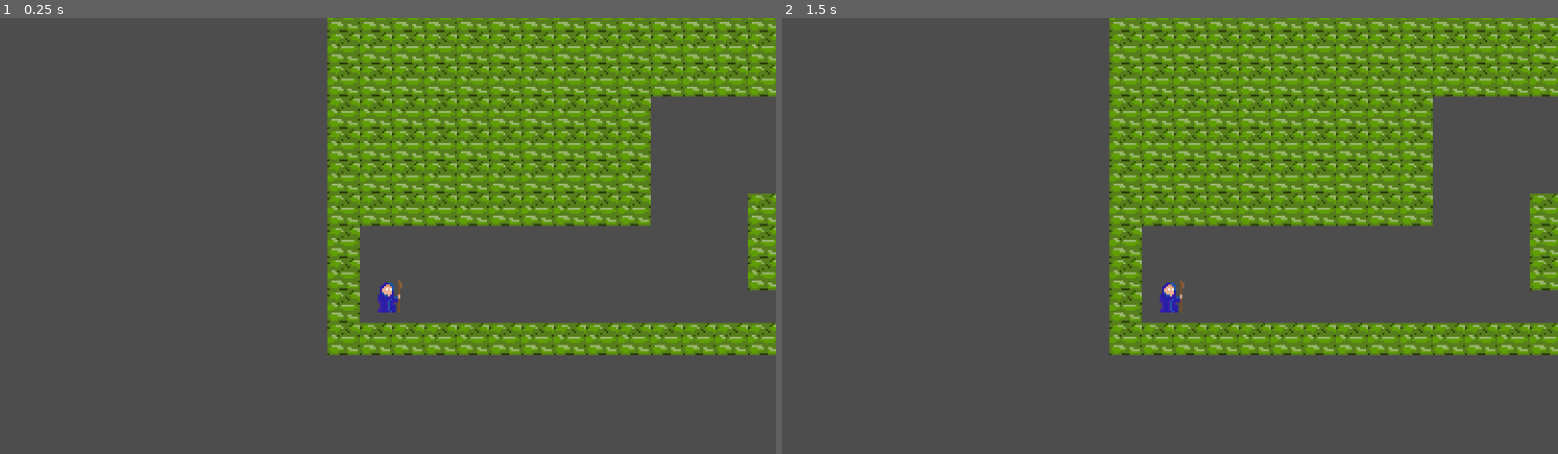
Above: before the commit, frames 1-2 (left to right).
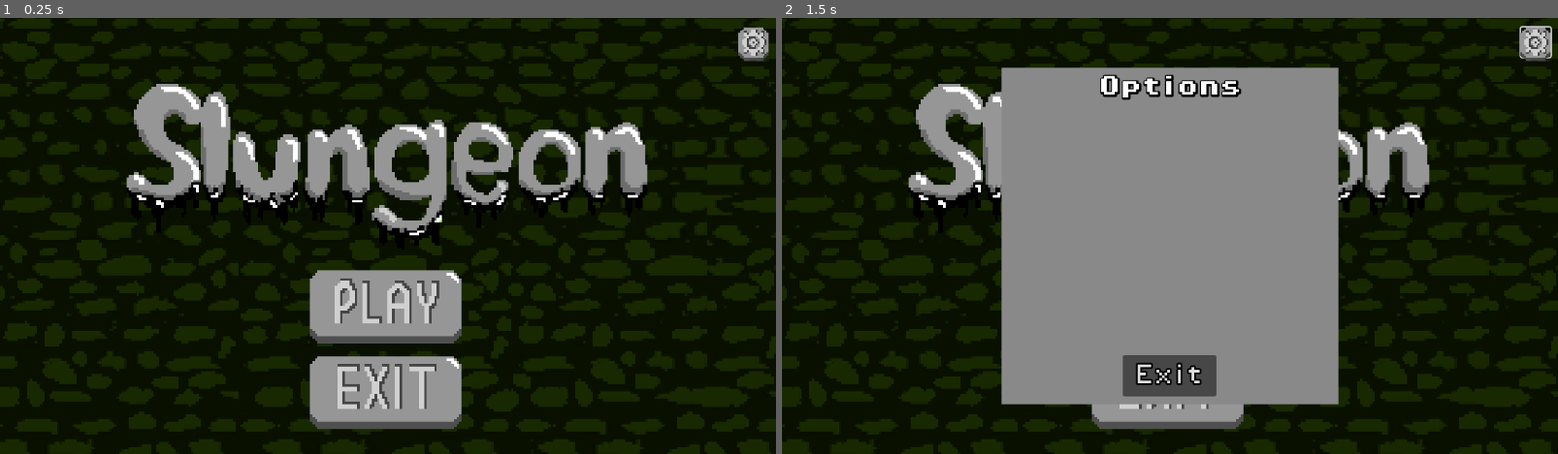
Above: after the commit, the same moments.

Repository: Hogzzz/PSGameJam
Game: Godot game, scene res://Slungeon Scenes/menu.tscn
The game is run twice, just before and just after one commit, with the same random seed, the same clock (stepped at 60 frames per second) and the same inputs. Before the commit the project starts from res://Slungeon Scenes/lvl1.tscn.
Inputs (mouse positions are in pixels of both pictures, inside the frame that each line leads up to):
- Up to frame 1 (0.25 s): no input
- Up to frame 2 (1.5 s): click (1534, 44) at 0.52 s; click (1170, 310) at 1.27 s

The runs differ from the first frame. In frame 1, 99% of the frame differs, in the area x 0-100%, y 0-100%; in frame 2, 99%.

Commit message:
Setting and Start Menu

Diff:
--- a/Slungeon Scenes/Sandbox.tscn
+++ b/Slungeon Scenes/Sandbox.tscn
@@ -1,13 +1,11 @@
-[gd_scene load_steps=13 format=3 uid="uid://p77lnhowfgn"]
+[gd_scene load_steps=11 format=3 uid="uid://p77lnhowfgn"]
 
 [ext_resource type="Texture2D" uid="uid://bexhknwyyy8hp" path="res://assets/sprites/world_tileset.png" id="2_bdv3h"]
 [ext_resource type="Texture2D" uid="uid://dbj5dcig3i6gh" path="res://assets/sprites/FloorTiles.png" id="3_b2tuq"]
-[ext_resource type="PackedScene" uid="uid://cddsvl5pnv2ex" path="res://Slungeon Scenes/player.tscn" id="3_et27s"]
 [ext_resource type="PackedScene" uid="uid://cfc5o8tfatej8" path="res://Slungeon Scenes/killzone.tscn" id="4_haqvg"]
 [ext_resource type="Texture2D" uid="uid://dsq754f46kprw" path="res://assets/sprites/BackgroundMoon.png" id="6_wosd7"]
 [ext_resource type="Texture2D" uid="uid://cd2rxfm2j3os" path="res://assets/sprites/BackgroundPillars.png" id="7_hvp0h"]
-[ext_resource type="PackedScene" path="res://other scenes/enemy.tscn" id="7_o331u"]
-[ext_resource type="Script" path="res://scripts/global.gd" id="8_1myhi"]
+[ext_resource type="PackedScene" uid="uid://cddsvl5pnv2ex" path="res://Slungeon Scenes/player.tscn" id="7_o331u"]
 
 [sub_resource type="TileSetAtlasSource" id="TileSetAtlasSource_i56ve"]
 texture = ExtResource("2_bdv3h")
@@ -570,9 +568,3 @@
 [node name="Sprite2D2" type="Sprite2D" parent="ParallaxBackground/ParallaxLayer2"]
 position = Vector2(320, 0)
 texture = ExtResource("7_hvp0h")
-
-[node name="Slime" parent="." instance=ExtResource("7_o331u")]
-position = Vector2(67, -356)
-
-[node name="Global" type="Node2D" parent="."]
-script = ExtResource("8_1myhi")
--- /dev/null
+++ b/Slungeon Scenes/SettingsWindow.tscn
@@ -0,0 +1,58 @@
+[gd_scene load_steps=5 format=3 uid="uid://wt78sidbgh73"]
+
+[ext_resource type="Texture2D" uid="uid://xjv5niaw5sxr" path="res://assets/sprites/SettingsBackground.png" id="1_6vjki"]
+[ext_resource type="Script" path="res://scripts/SettingsWindow.gd" id="1_7418p"]
+[ext_resource type="FontFile" uid="uid://cfytyxl6u3fs4" path="res://assets/fonts/PixelOperator8-Bold.ttf" id="2_o4dia"]
+[ext_resource type="FontFile" uid="uid://chwtdfvix6oac" path="res://assets/fonts/PixelOperator8.ttf" id="3_pmdae"]
+
+[node name="Window" type="Window"]
+transparent_bg = true
+initial_position = 2
+size = Vector2i(500, 500)
+borderless = true
+transparent = true
+script = ExtResource("1_7418p")
+
+[node name="Camera2D" type="Camera2D" parent="."]
+anchor_mode = 0
+
+[node name="Sprite2D" type="Sprite2D" parent="Camera2D"]
+scale = Vector2(4.63, 4.63)
+texture = ExtResource("1_6vjki")
+
+[node name="MarginContainer" type="MarginContainer" parent="."]
+anchors_preset = 15
+anchor_right = 1.0
+anchor_bottom = 1.0
+grow_horizontal = 2
+grow_vertical = 2
+theme_override_constants/margin_left = 12
+theme_override_constants/margin_top = 12
+theme_override_constants/margin_right = 12
+theme_override_constants/margin_bottom = 12
+
+[node name="VBoxContainer" type="VBoxContainer" parent="MarginContainer"]
+layout_mode = 2
+theme_override_constants/separation = -48
+
+[node name="Label" type="Label" parent="MarginContainer/VBoxContainer"]
+layout_mode = 2
+theme_override_colors/font_shadow_color = Color(0, 0, 0, 1)
+theme_override_constants/shadow_outline_size = 10
+theme_override_fonts/font = ExtResource("2_o4dia")
+theme_override_font_sizes/font_size = 32
+text = "Options"
+horizontal_alignment = 1
+
+[node name="Exit" type="Button" parent="MarginContainer/VBoxContainer"]
+custom_minimum_size = Vector2(138.845, 61.495)
+layout_mode = 2
+size_flags_horizontal = 4
+size_flags_vertical = 10
+theme_override_colors/font_outline_color = Color(0, 0, 0, 1)
+theme_override_constants/outline_size = 10
+theme_override_fonts/font = ExtResource("3_pmdae")
+theme_override_font_sizes/font_size = 32
+text = "Exit"
+
+[connection signal="pressed" from="MarginContainer/VBoxContainer/Exit" to="." method="_on_exit_pressed"]
--- a/Slungeon Scenes/lvl1.tscn
+++ b/Slungeon Scenes/lvl1.tscn
@@ -1,7 +1,7 @@
 [gd_scene load_steps=5 format=3 uid="uid://dkkhxce0e3xt4"]
 
 [ext_resource type="Texture2D" uid="uid://dbj5dcig3i6gh" path="res://assets/sprites/FloorTiles.png" id="1_m8oyd"]
-[ext_resource type="PackedScene" uid="uid://cddsvl5pnv2ex" path="res://scenes/player.tscn" id="2_ljle3"]
+[ext_resource type="PackedScene" uid="uid://cddsvl5pnv2ex" path="res://Slungeon Scenes/player.tscn" id="2_ljle3"]
 
 [sub_resource type="TileSetAtlasSource" id="TileSetAtlasSource_uidjp"]
 texture = ExtResource("1_m8oyd")
--- a/Slungeon Scenes/menu.tscn
+++ b/Slungeon Scenes/menu.tscn
@@ -1,20 +1,25 @@
-[gd_scene load_steps=3 format=3 uid="uid://gxvn73yvhmp6"]
+[gd_scene load_steps=5 format=3 uid="uid://gxvn73yvhmp6"]
 
-[ext_resource type="Texture2D" uid="uid://tgwmneueugfu" path="res://images/bgimg.JPG" id="1_7utfi"]
+[ext_resource type="Texture2D" uid="uid://cnnxb3jcyttvt" path="res://assets/sprites/MenuBackground.png" id="1_53qj0"]
+[ext_resource type="PackedScene" uid="uid://c4sl3knn10jdv" path="res://Slungeon Scenes/settingsbutton.tscn" id="2_lo48k"]
+[ext_resource type="PackedScene" uid="uid://wt78sidbgh73" path="res://Slungeon Scenes/SettingsWindow.tscn" id="3_qbs12"]
 
 [sub_resource type="GDScript" id="GDScript_y1inm"]
 script/source = "extends Control
+@onready var window = $Window
+
 
 
 func _on_play_pressed():
-	get_tree().change_scene_to_file(\"res://scenes/Game.tscn\")
-
-func _on_options_pressed():
-	get_tree().change_scene_to_file(\"res://scenes/OptionsMenu.tscn\")
+	get_tree().change_scene_to_file(\"res://Slungeon Scenes/tutorial.tscn\")
 
 
-func _on_quit_pressed():
+func _on_exit_pressed():
 	get_tree().quit()
+
+
+
+
 "
 
 [node name="Menu" type="Control"]
@@ -26,42 +31,45 @@
 grow_vertical = 2
 script = SubResource("GDScript_y1inm")
 
+[node name="Sprite2D" type="Sprite2D" parent="."]
+position = Vector2(2.22229, -1)
+scale = Vector2(3.68333, 3.74444)
+texture = ExtResource("1_53qj0")
+
 [node name="Camera2D" type="Camera2D" parent="."]
 
-[node name="MarginContainer" type="MarginContainer" parent="."]
-layout_mode = 1
-anchors_preset = 8
-anchor_left = 0.5
-anchor_top = 0.5
-anchor_right = 0.5
-anchor_bottom = 0.5
-offset_left = -687.0
-offset_top = -484.0
-offset_right = -617.0
-offset_bottom = -383.0
-grow_horizontal = 2
-grow_vertical = 2
-scale = Vector2(3.31826, 2.86854)
+[node name="Play" type="Button" parent="."]
+layout_mode = 2
+offset_left = -118.0
+offset_top = 53.0
+offset_right = 109.0
+offset_bottom = 162.0
+text = "
+"
+flat = true
 
-[node name="backgroundimage" type="Sprite2D" parent="MarginContainer"]
-position = Vector2(28.9536, 50.1787)
-scale = Vector2(0.111881, 0.117811)
-texture = ExtResource("1_7utfi")
+[node name="Exit" type="Button" parent="."]
+layout_mode = 2
+offset_left = -115.0
+offset_top = 179.0
+offset_right = 108.0
+offset_bottom = 277.0
+text = "
+"
+flat = true
 
-[node name="VBoxContainer" type="VBoxContainer" parent="MarginContainer"]
-layout_mode = 2
+[node name="Settings" parent="." instance=ExtResource("2_lo48k")]
+layout_mode = 0
+offset_left = 521.0
+offset_top = -310.0
+offset_right = 565.0
+offset_bottom = -266.0
 
-[node name="Play" type="Button" parent="MarginContainer/VBoxContainer"]
-layout_mode = 2
-text = "Play"
+[node name="Window" parent="." instance=ExtResource("3_qbs12")]
+visible = false
 
-[node name="Options" type="Button" parent="MarginContainer/VBoxContainer"]
-layout_mode = 2
-text = "Options"
-
-[node name="Quit" type="Button" parent="MarginContainer/VBoxContainer"]
-layout_mode = 2
-text = "Quit"
-
-[connection signal="pressed" from="MarginContainer/VBoxContainer/Play" to="." method="_on_play_pressed"]
-[connection signal="pressed" from="MarginContainer/VBoxContainer/Options" to="." method="_on_options_pressed"]
+[connection signal="pressed" from="Play" to="." method="_on_play_pressed"]
+[connection signal="pressed" from="Exit" to="." method="_on_exit_pressed"]
+[connection signal="pressed" from="Exit" to="." method="_on_quit_pressed"]
+[connection signal="close_requested" from="Window" to="." method="_on_window_close_requested"]
+[connection signal="close_requested" from="Window" to="Settings" method="_on_window_close_requested"]
--- /dev/null
+++ b/Slungeon Scenes/settingsbutton.tscn
@@ -0,0 +1,19 @@
+[gd_scene load_steps=3 format=3 uid="uid://c4sl3knn10jdv"]
+
+[ext_resource type="Script" path="res://scripts/settingsbutton.gd" id="1_aejbl"]
+[ext_resource type="Texture2D" uid="uid://bmu8yo2m67kk0" path="res://assets/sprites/SettingsButton.png" id="1_n1weu"]
+
+[node name="Settings" type="Button"]
+offset_left = -22.0
+offset_top = -23.0
+offset_right = 22.0
+offset_bottom = 21.0
+flat = true
+script = ExtResource("1_aejbl")
+
+[node name="Sprite2D2" type="Sprite2D" parent="."]
+position = Vector2(15.0001, 25)
+scale = Vector2(2.60526, 2.60526)
+texture = ExtResource("1_n1weu")
+
+[connection signal="pressed" from="." to="." method="_on_pressed"]
--- a/Slungeon Scenes/tutorial.tscn
+++ b/Slungeon Scenes/tutorial.tscn
@@ -6,6 +6,8 @@
 [ext_resource type="PackedScene" uid="uid://cfc5o8tfatej8" path="res://Slungeon Scenes/killzone.tscn" id="4_i0g7m"]
 [ext_resource type="Texture2D" uid="uid://dsq754f46kprw" path="res://assets/sprites/BackgroundMoon.png" id="5_yx0g4"]
 [ext_resource type="Texture2D" uid="uid://cd2rxfm2j3os" path="res://assets/sprites/BackgroundPillars.png" id="6_wxd4q"]
+[ext_resource type="PackedScene" uid="uid://c4sl3knn10jdv" path="res://Slungeon Scenes/settingsbutton.tscn" id="7_j7oni"]
+[ext_resource type="PackedScene" uid="uid://wt78sidbgh73" path="res://Slungeon Scenes/SettingsWindow.tscn" id="8_hc6gr"]
 
 [sub_resource type="TileSetAtlasSource" id="TileSetAtlasSource_gqxcf"]
 texture = ExtResource("1_jks4h")
@@ -104,7 +106,18 @@
 position = Vector2(326, 1)
 
 [node name="Camera2D" type="Camera2D" parent="Player"]
+position = Vector2(0, -42)
 zoom = Vector2(2.75, 2.75)
+
+[node name="Settings" parent="Player/Camera2D" instance=ExtResource("7_j7oni")]
+offset_left = 158.0
+offset_top = -111.0
+offset_right = 202.0
+offset_bottom = -67.0
+size_flags_horizontal = 8
+
+[node name="Window" parent="Player/Camera2D" instance=ExtResource("8_hc6gr")]
+visible = false
 
 [node name="Footsteps" type="AudioStreamPlayer2D" parent="Player"]
 stream = ExtResource("3_a3s8p")
--- a/project.godot
+++ b/project.godot
@@ -11,13 +11,15 @@
 [application]
 
 config/name="JamEntry"
-run/main_scene="res://Slungeon Scenes/lvl1.tscn"
+run/main_scene="res://Slungeon Scenes/menu.tscn"
 config/features=PackedStringArray("4.2", "Forward Plus")
 config/icon="res://icon.svg"
 
 [display]
 
+window/subwindows/embed_subwindows=false
 window/stretch/mode="viewport"
+window/per_pixel_transparency/allowed=true
 window/vsync/vsync_mode=0
 
 [importer_defaults]
--- /dev/null
+++ b/scripts/SettingsWindow.gd
@@ -0,0 +1,17 @@
+extends Window
+@onready var window = $"."
+
+#signal exit_options_menu
+
+func _ready():
+	pass
+	#exit.button_down.connect(on_exit_pressed)
+	#set_process(false)
+
+#func on_exit_pressed() -> void:
+	#exit_options_menu.emit()
+	#set_process(false)
+
+
+func _on_exit_pressed():
+	window.hide()
--- /dev/null
+++ b/scripts/settingsbutton.gd
@@ -0,0 +1,13 @@
+extends Button
+@onready var window = $"../Window"
+
+
+
+
+func _on_pressed():
+	window.show()
+
+
+
+func _on_window_close_requested():
+	window.hide()
Not shown: 1 places in Slungeon Scenes/Sandbox.tscn that only renumber resources
Not shown: 1 places in Slungeon Scenes/tutorial.tscn that only renumber resources
Binary file added: assets/sprites/MenuBackground.png
Not shown, added: assets/sprites/MenuBackground.png.import
Binary file added: assets/sprites/SettingsBackground.png
Not shown, added: assets/sprites/SettingsBackground.png.import
Binary file added: assets/sprites/SettingsButton.png
Not shown, added: assets/sprites/SettingsButton.png.import
Binary file added: assets/sprites/exitbutton.png
Not shown, added: assets/sprites/exitbutton.png.import
Binary file added: assets/sprites/playbutton.png
Not shown, added: assets/sprites/playbutton.png.import
